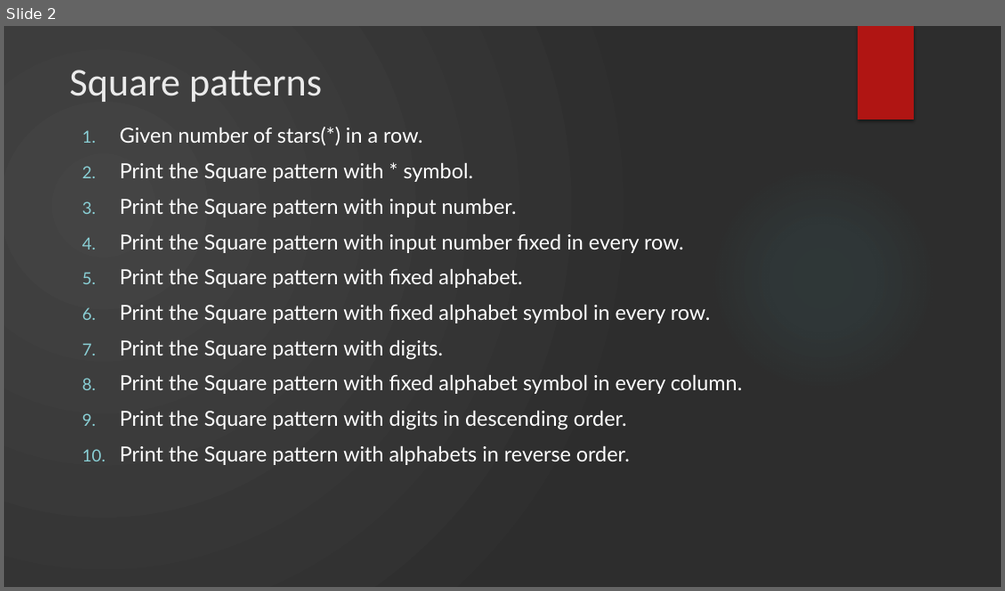
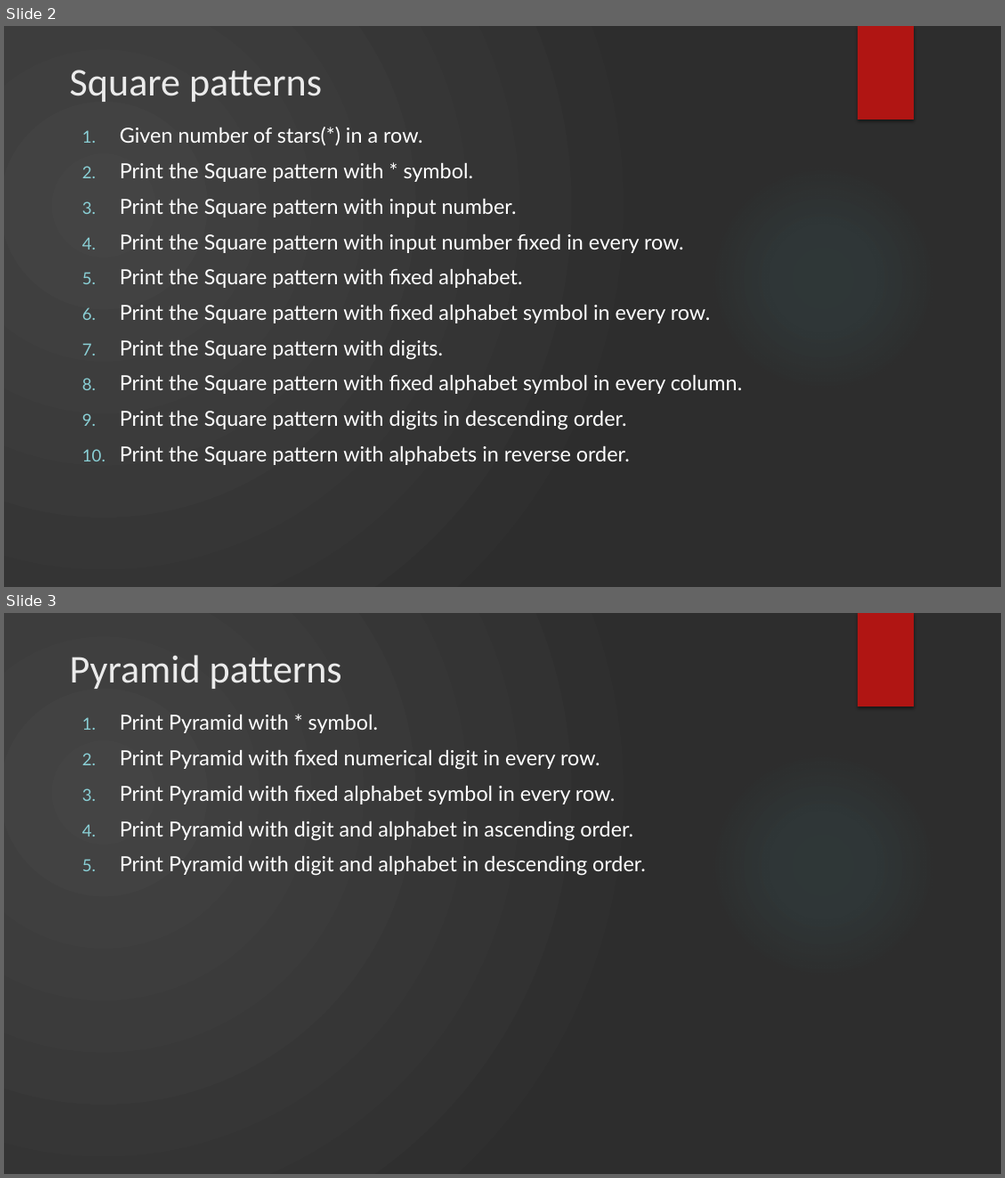
Before and after one commit to BhaskarBerry/PatternsUsingPython, a slide deck: Resources/Python patterns.pptx. Shown one above the other, each under a label of ours: slide 2 before the commit, slides 2 and 3 after it. The pictures are 1005x591 and 1005x1178 pixels, drawn with LibreOffice and Linux fonts; fonts in the diff are those of the drawing; background and template pictures are left out. Boxes give left, top, right and bottom in pixels: in the first picture for what was removed or moved away, otherwise in the second. Text is boxed around its words. In the diff, an @@ line names an element or a change of style, - is before the commit and + after.

Commit message:
Hollow Diamond Pattern with Star symbol

```diff
--- a/Resources/Python patterns.pptx
+++ b/Resources/Python patterns.pptx
@@ slide 3 added at (x1=4, y1=613, x2=1001, y2=1174), background gradient #454545 to #2D2D2D; not listed: 2 template elements that a slide beside it also shows @@
@@ title added at (x1=70, y1=655, x2=342, y2=689), 37.8 pt, text #EBEBEB @@
+Pyramid patterns
@@ text added at (x1=120, y1=714, x2=646, y2=876), 20 pt, text #FFFFFF @@
+1. Print Pyramid with * symbol.
+2. Print Pyramid with fixed numerical digit in every row.
+3. Print Pyramid with fixed alphabet symbol in every row.
+4. Print Pyramid with digit and alphabet in ascending order.
+5. Print Pyramid with digit and alphabet in descending order.
```
Also in this commit, not shown: 5 other slides added, 2 other files.
